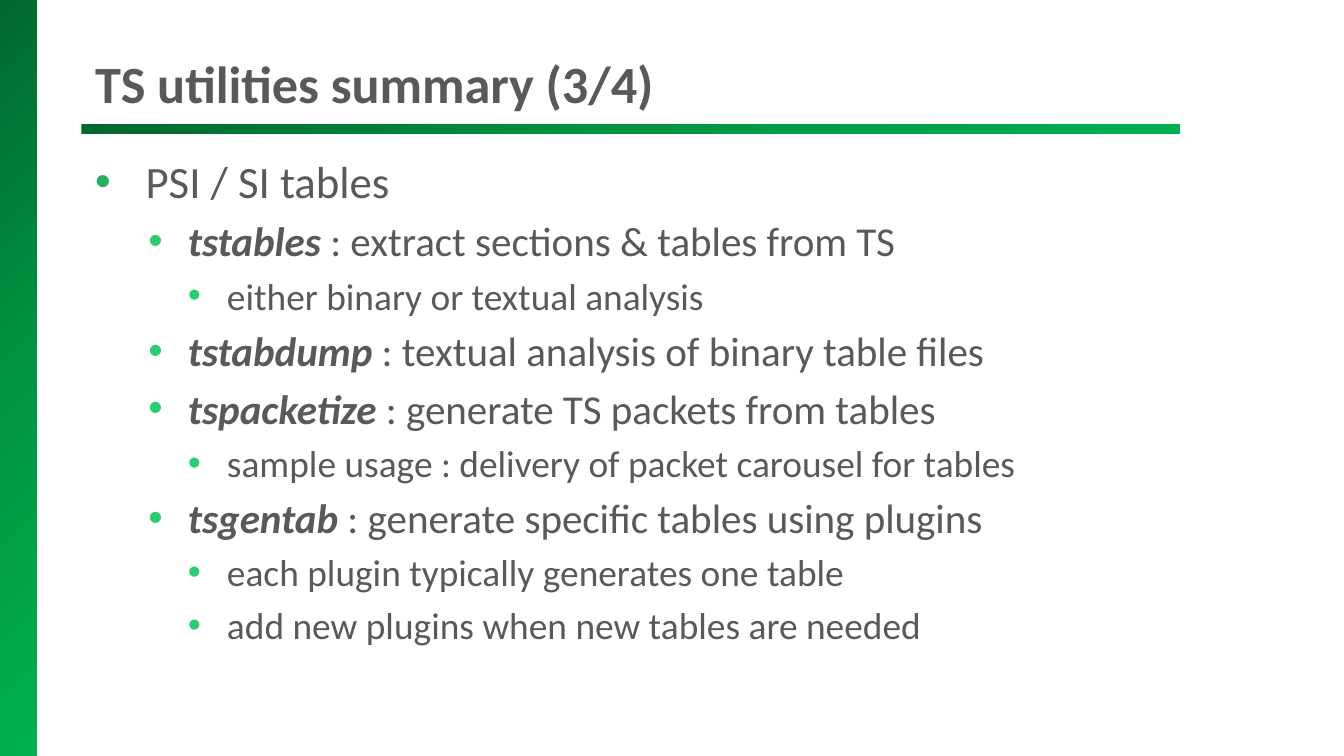
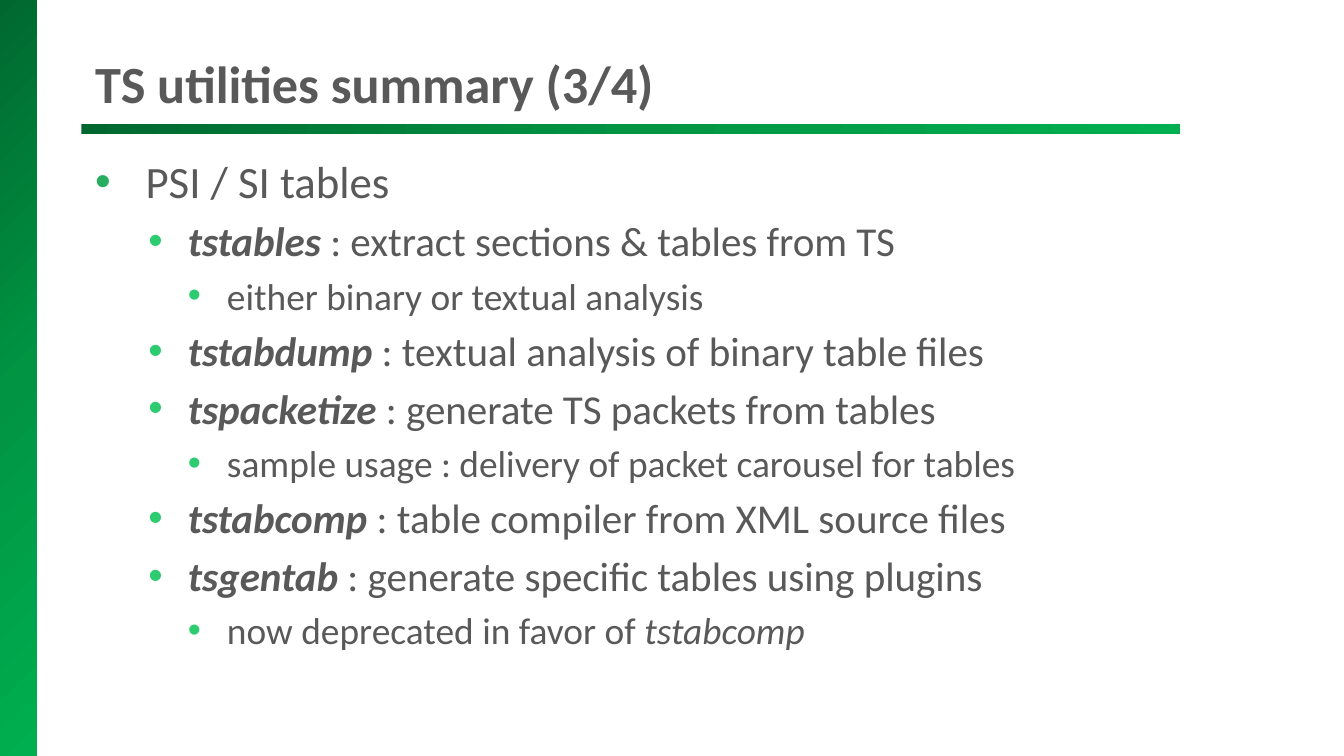
Before and after one commit to tsduck/tsduck, a slide deck: slide 11 of doc/tsduck-presentation.pptx. Drawn at 1344x756 pixels with LibreOffice and Linux fonts; fonts in the diff are those of the drawing; background and template pictures are left out. Boxes give left, top, right and bottom in pixels: in the first picture for what was removed or moved away, otherwise in the second. Text is boxed around its words. In the diff, an @@ line names an element or a change of style, - is before the commit and + after.

Commit message:
Completed XML table compiler

```diff
--- a/doc/tsduck-presentation.pptx
+++ b/doc/tsduck-presentation.pptx
@@ text at <box>188,504,1006,540</box>: paragraph added @@
+  • tstabcomp : table compiler from XML source files
@@ text at <box>227,618,804,650</box>: text changed @@
-    • each plugin typically generates one table
-    • add new plugins when new tables are needed
+    • now deprecated in favor of tstabcomp
```
Also in this commit, not shown: 2 other slides changed, 4 slides added, 13 other files.
